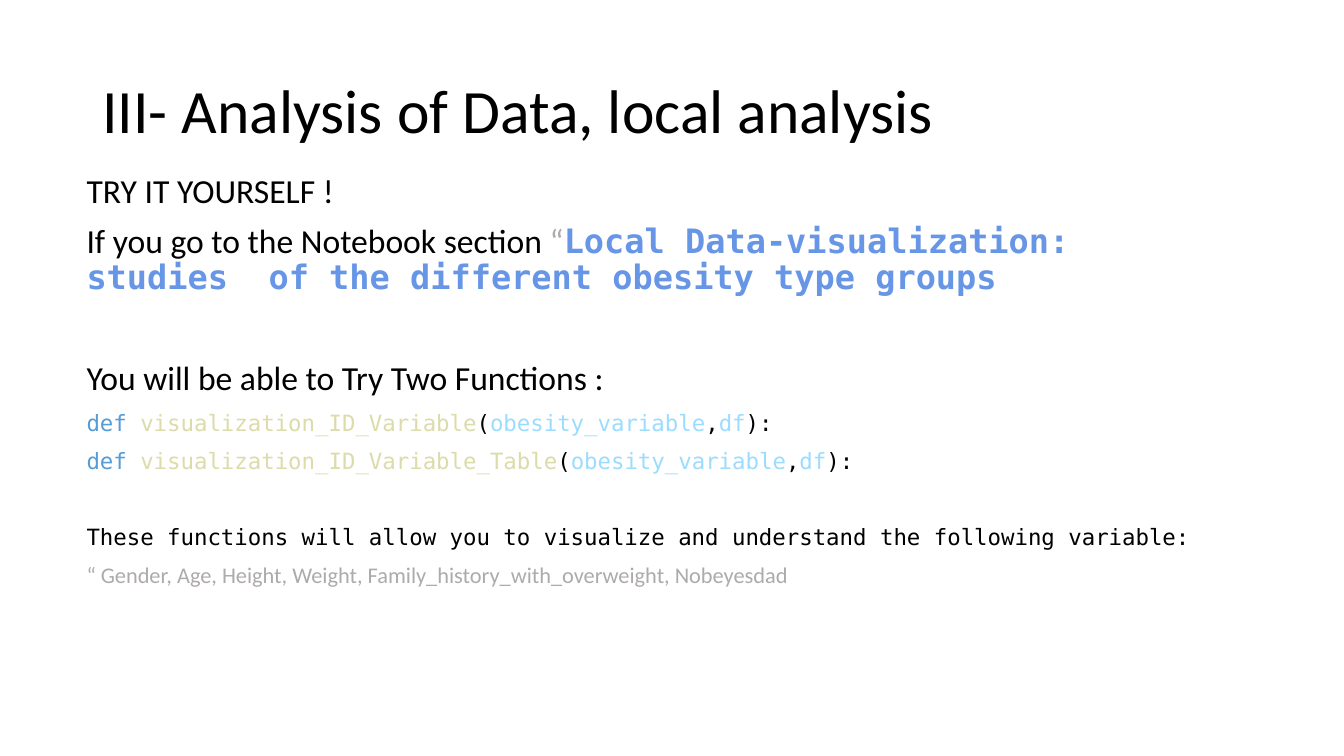
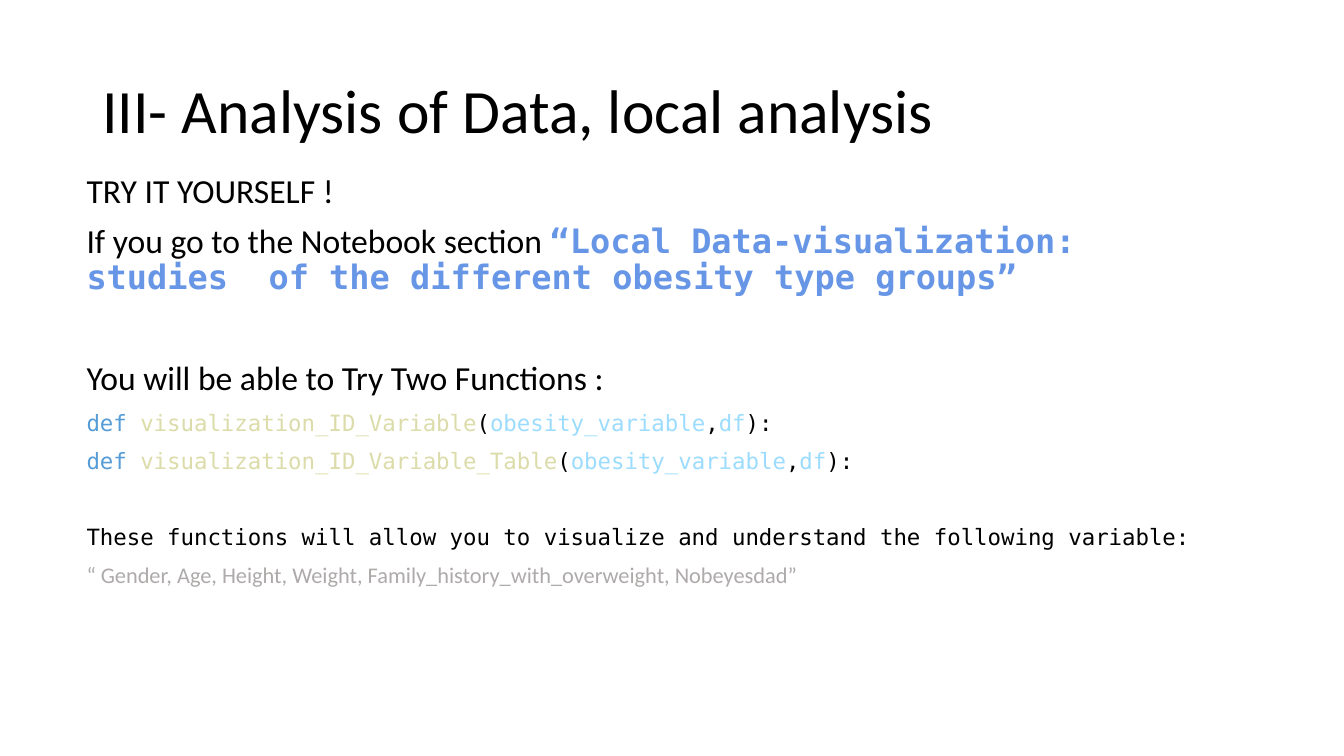
Before and after one commit to Leodespt/Projet_Python, a slide deck: slide 12 of Presentation_Python.pptx. Drawn at 1344x756 pixels with LibreOffice and Linux fonts; fonts in the diff are those of the drawing. Boxes give left, top, right and bottom in pixels: in the first picture for what was removed or moved away, otherwise in the second. Text is boxed around its words. In the diff, an @@ line names an element or a change of style, - is before the commit and + after.

```diff
--- a/Presentation_Python.pptx
+++ b/Presentation_Python.pptx
@@ text at box(87, 225, 1075, 296): text changed @@
-If you go to the Notebook section “Local Data-visualization: studies of the different obesity type groups
+If you go to the Notebook section “Local Data-visualization: studies of the different obesity type groups”
@@ text at box(101, 567, 797, 587): text changed @@
-“ Gender, Age, Height, Weight, Family_history_with_overweight, Nobeyesdad
+“ Gender, Age, Height, Weight, Family_history_with_overweight, Nobeyesdad”
```
Also in this commit, not shown: 18 other slides changed, 2 slides added, 1 slide removed.
